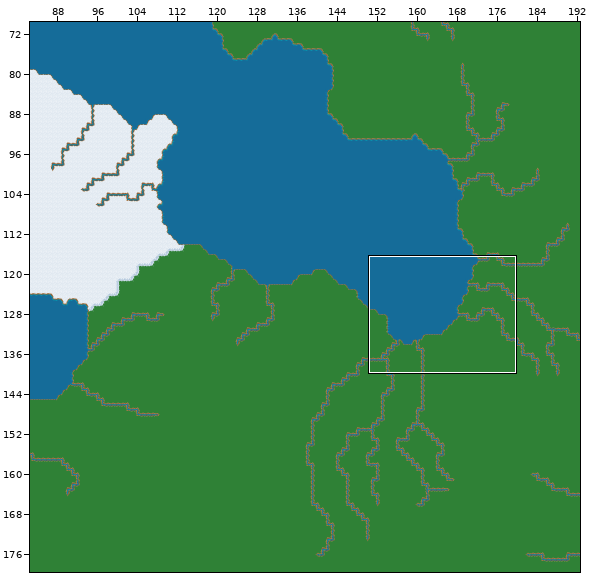
Tiled map -- Narivia.Data/Worlds/narivia/world.tmx. The picture above shows the old version from afar; the outline marks the close-up.
Close-up. Before:
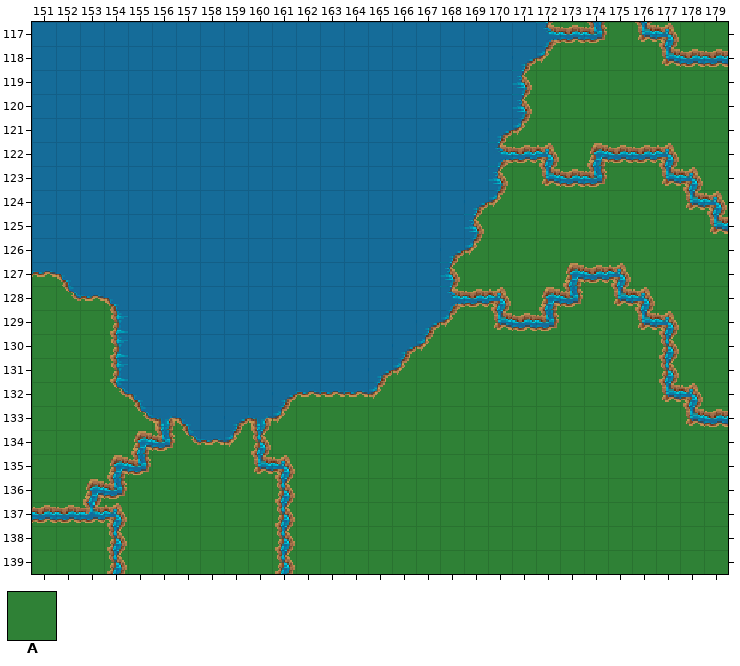
Cells are 16x16 px. Shown: x 151..179, y 117..139. The commit also changed other parts of the map, which this record leaves out.
Key: from "grass": A 10.
_ is an empty cell.
Layers that did not change in this view are not listed.
Layer "Grass" before, first column x 151:
117 _____________________AAAAAAAA
118 ____________________AAAAAAAAA
119 ____________________AAAAAAAAA
120 ____________________AAAAAAAAA
121 ___________________AAAAAAAAAA
122 ___________________AAAAAAAAAA
123 ___________________AAAAAAAAAA
124 __________________AAAAAAAAAAA
125 __________________AAAAAAAAAAA
126 _________________AAAAAAAAAAAA
127 AA_______________AAAAAAAAAAAA
128 AAAA_____________AAAAAAAAAAAA
129 AAAA____________AAAAAAAAAAAAA
130 AAAA___________AAAAAAAAAAAAAA
131 AAAA__________AAAAAAAAAAAAAAA
132 AAAAA_____AAAAAAAAAAAAAAAAAAA
133 AAAAAAA_AAAAAAAAAAAAAAAAAAAAA
134 AAAAAAAAAAAAAAAAAAAAAAAAAAAAA
135 AAAAAAAAAAAAAAAAAAAAAAAAAAAAA
136 AAAAAAAAAAAAAAAAAAAAAAAAAAAAA
137 AAAAAAAAAAAAAAAAAAAAAAAAAAAAA
138 AAAAAAAAAAAAAAAAAAAAAAAAAAAAA
139 AAAAAAAAAAAAAAAAAAAAAAAAAAAAA
The result:
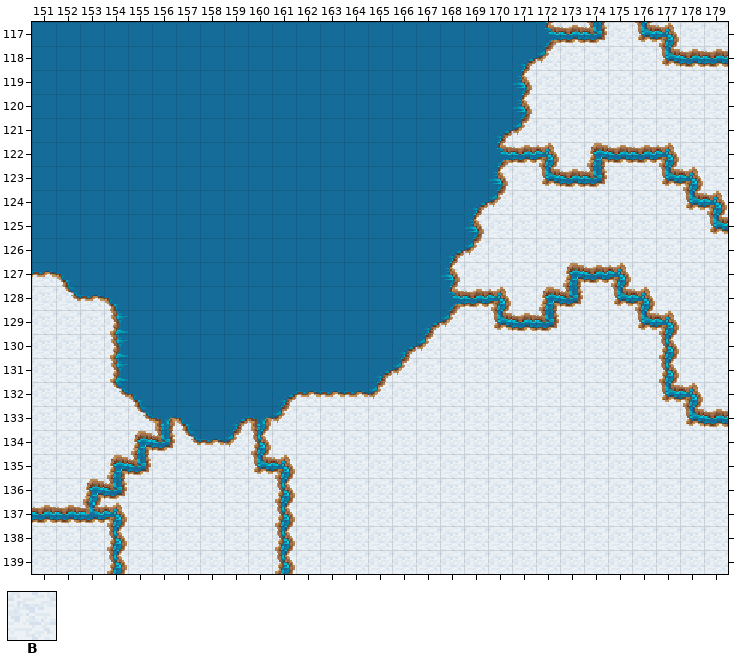
Further tiles: from "snow": B 10.
Changes in this commit:
Changed rows in their new state; . is an unchanged cell.
Layer "Grass":
first column x 151:
117 .....................________
118 ...................._________
119 ...................._________
120 ...................._________
121 ...................__________
122 ...................__________
123 ...................__________
124 ..................___________
125 ..................___________
126 .................____________
127 __...............____________
128 ____.............____________
129 ____............_____________
130 ____...........______________
131 ____.........._______________
132 _____.....___________________
133 _______._____________________
134 _____________________________
135 _____________________________
136 _____________________________
137 _____________________________
138 _____________________________
139 _____________________________
Layer "Snow":
first column x 151:
117 .....................BBBBBBBB
118 ....................BBBBBBBBB
119 ....................BBBBBBBBB
120 ....................BBBBBBBBB
121 ...................BBBBBBBBBB
122 ...................BBBBBBBBBB
123 ...................BBBBBBBBBB
124 ..................BBBBBBBBBBB
125 ..................BBBBBBBBBBB
126 .................BBBBBBBBBBBB
127 BB...............BBBBBBBBBBBB
128 BBBB.............BBBBBBBBBBBB
129 BBBB............BBBBBBBBBBBBB
130 BBBB...........BBBBBBBBBBBBBB
131 BBBB..........BBBBBBBBBBBBBBB
132 BBBBB.....BBBBBBBBBBBBBBBBBBB
133 BBBBBBB.BBBBBBBBBBBBBBBBBBBBB
134 BBBBBBBBBBBBBBBBBBBBBBBBBBBBB
135 BBBBBBBBBBBBBBBBBBBBBBBBBBBBB
136 BBBBBBBBBBBBBBBBBBBBBBBBBBBBB
137 BBBBBBBBBBBBBBBBBBBBBBBBBBBBB
138 BBBBBBBBBBBBBBBBBBBBBBBBBBBBB
139 BBBBBBBBBBBBBBBBBBBBBBBBBBBBB
